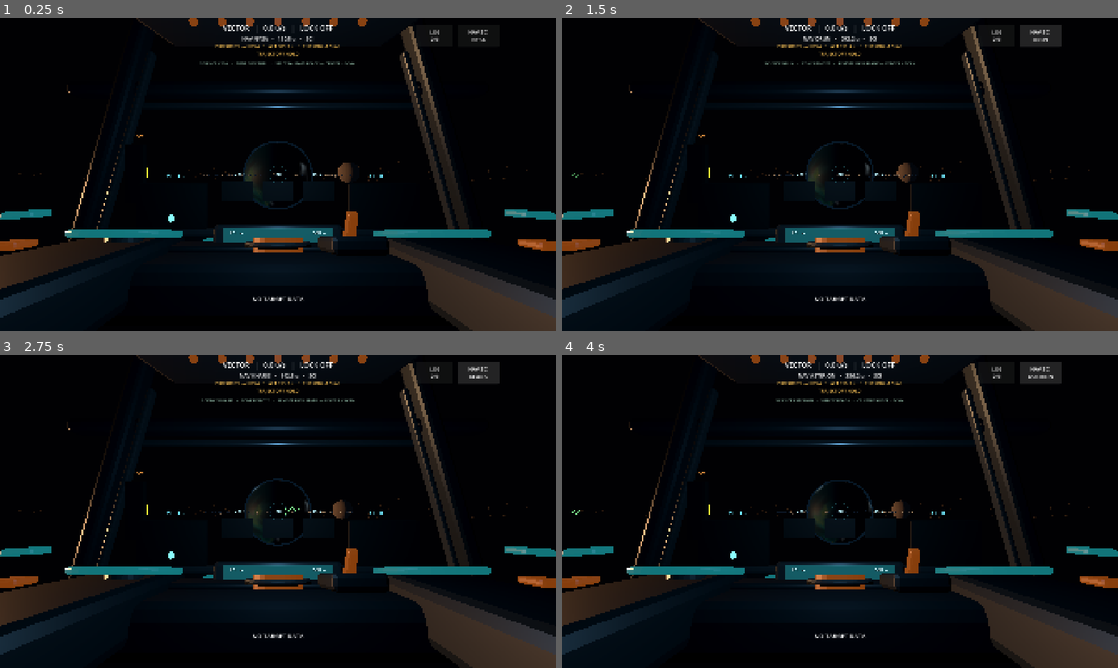
Above: before the commit, frames 1-4 (two rows, left to right).
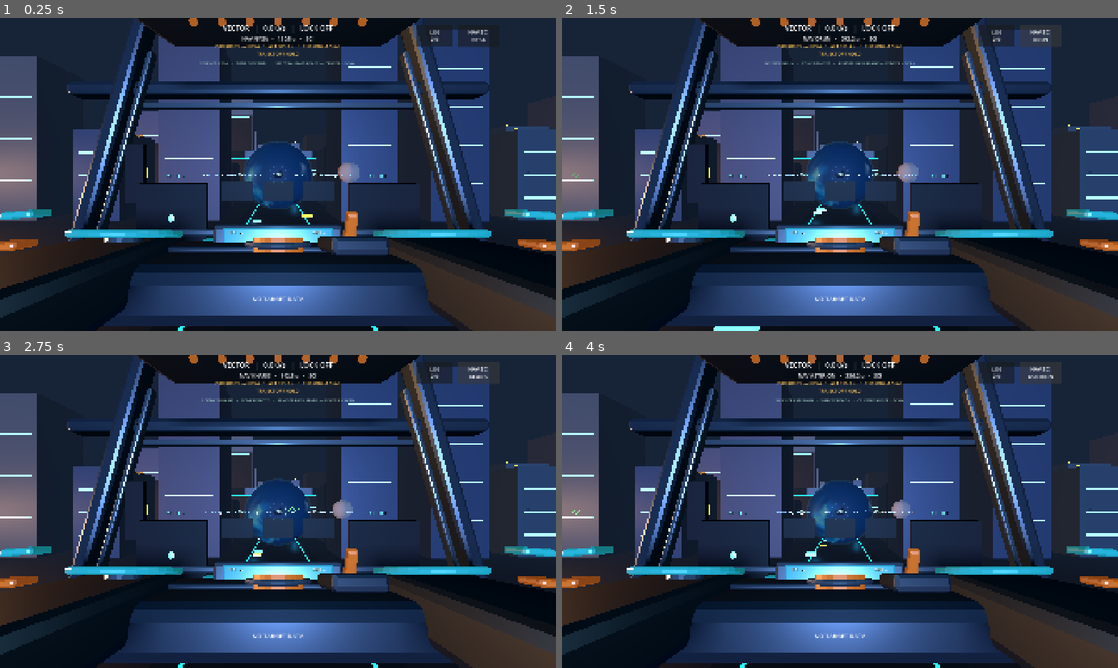
Above: after the commit, the same moments.

Repository: narmanb/science-playground
Game: Godot game, scene res://scenes/main.tscn
Two runs of this game, one before a commit and one after it. Both use one fixed random seed, a clock stepped at 60 frames per second and the inputs below.
Inputs:
- Up to frame 1 (0.25 s): no input
- Up to frame 2 (1.5 s): click "NAV SCI NYSA" at 0.5 s; click "NAV SCI VEYR" at 1.25 s
- Up to frame 3 (2.75 s): click "NAV SCI ORUN" at 2 s
- Up to frame 4 (4 s): click "NAV SCI KHARIS" at 2.75 s; click "NAV SCI THALE" at 3.5 s

The runs differ from the first frame. In frame 1, 74% of the frame differs, in the area x 0-100%, y 0-100%; in frame 2, 74%; in frame 3, 74%; in frame 4, 74%.
Error before the commit: Parse Error: Cannot infer the type of "position" variable because the value doesn't have a set type. (res://scripts/moonlit_city.gd:149)

Commit message:
Fix city landmark typing

Diff:
--- a/scripts/moonlit_city.gd
+++ b/scripts/moonlit_city.gd
@@ -33,7 +33,7 @@
 		var direction: Vector3 = entry["direction"]
 		var speed: float = float(entry["speed"])
 		vehicle.position += direction * speed * delta
-		var relative := vehicle.position - city_origin
+		var relative: Vector3 = vehicle.position - city_origin
 		if direction.z < -0.5 and relative.z < -790.0:
 			vehicle.position.z = city_origin.z + 150.0
 		elif direction.z > 0.5 and relative.z > 170.0:
@@ -139,19 +139,20 @@
 			beacon.name = "Beacon_%d_%d" % [row, column]
 
 	# Four taller landmarks frame the skyline and make roll immediately obvious.
-	for landmark in [
+	for landmark_value in [
 		Vector3(-360.0, 0.0, -360.0),
 		Vector3(360.0, 0.0, -430.0),
 		Vector3(-440.0, 0.0, -690.0),
 		Vector3(430.0, 0.0, -720.0),
 	]:
+		var landmark: Vector3 = landmark_value
 		var height := 235.0
-		var position := city_origin + landmark
-		position.y = city_origin.y + height * 0.5
-		_box(Vector3(42.0, height, 42.0), position, building_materials[2])
-		_box(Vector3(32.0, 3.0, 43.0), Vector3(position.x, city_origin.y + height * 0.72, position.z + 21.6), window_material)
-		_box(Vector3(3.0, 16.0, 3.0), Vector3(position.x, city_origin.y + height + 8.0, position.z), beacon_material)
-		_add_static_box(position, Vector3(42.0, height, 42.0), "LandmarkCollision")
+		var landmark_position: Vector3 = city_origin + landmark
+		landmark_position.y = city_origin.y + height * 0.5
+		_box(Vector3(42.0, height, 42.0), landmark_position, building_materials[2])
+		_box(Vector3(32.0, 3.0, 43.0), Vector3(landmark_position.x, city_origin.y + height * 0.72, landmark_position.z + 21.6), window_material)
+		_box(Vector3(3.0, 16.0, 3.0), Vector3(landmark_position.x, city_origin.y + height + 8.0, landmark_position.z), beacon_material)
+		_add_static_box(landmark_position, Vector3(42.0, height, 42.0), "LandmarkCollision")
 
 
 func _build_bridges() -> void:
